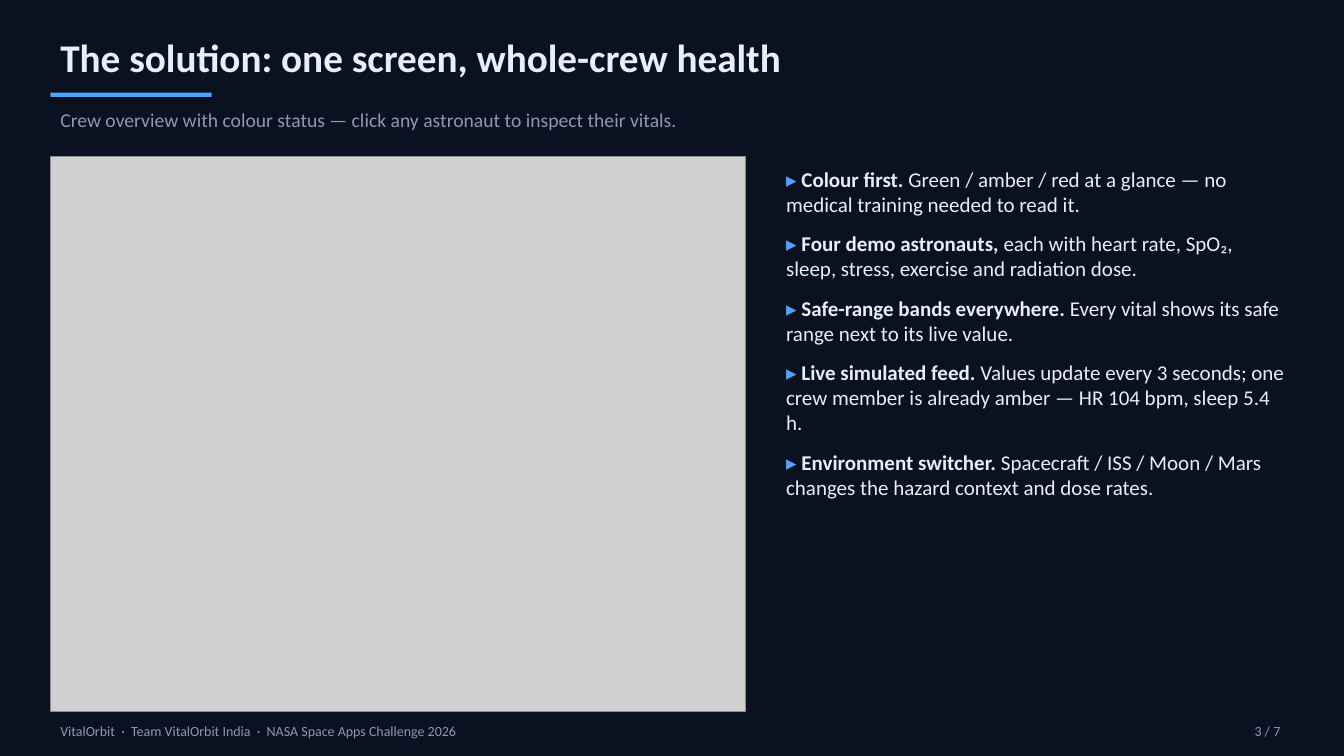
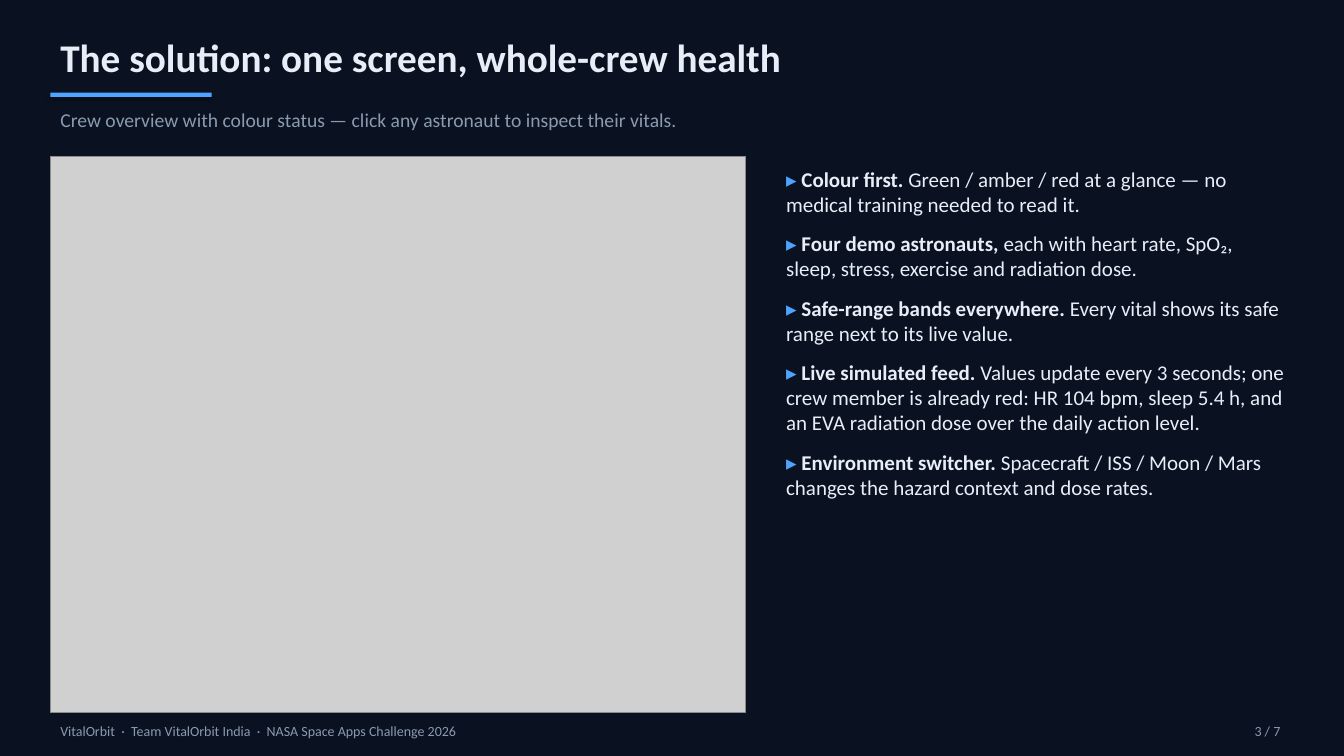
Before and after one commit to iamartya15/vitalorbit-space-apps-2026, a slide deck: slide 3 of deck/VitalOrbit-Demo-Deck.pptx. Drawn at 1344x756 pixels with LibreOffice and Linux fonts; fonts in the diff are those of the drawing; grey boxes stand for pictures. Boxes give left, top, right and bottom in pixels: in the first picture for what was removed or moved away, otherwise in the second. Text is boxed around its words. In the diff, an @@ line names an element or a change of style, - is before the commit and + after.

Commit message:
Review fix pass: per-crew radiation, scenario simulator, composite alerts, context-aware chatbot

```diff
--- a/deck/VitalOrbit-Demo-Deck.pptx
+++ b/deck/VitalOrbit-Demo-Deck.pptx
@@ text at (786,365,1284,434): text changed @@
-▸ Live simulated feed. Values update every 3 seconds; one crew member is already amber — HR 104 bpm, sleep 5.4 h.
+▸ Live simulated feed. Values update every 3 seconds; one crew member is already red: HR 104 bpm, sleep 5.4 h, and an EVA radiation dose over the daily action level.
```
Also in this commit, not shown: 2 other slides changed, 1 other file.
